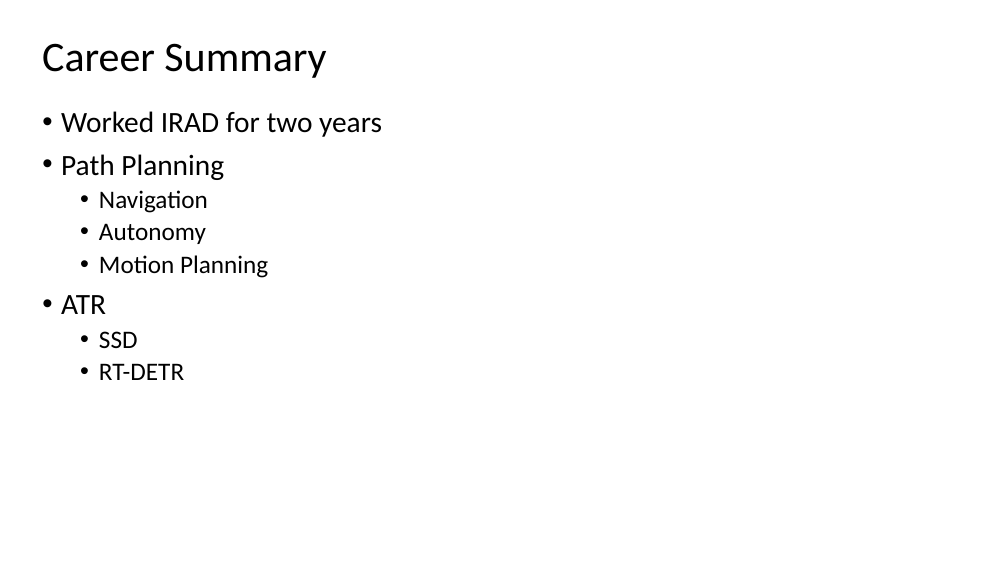
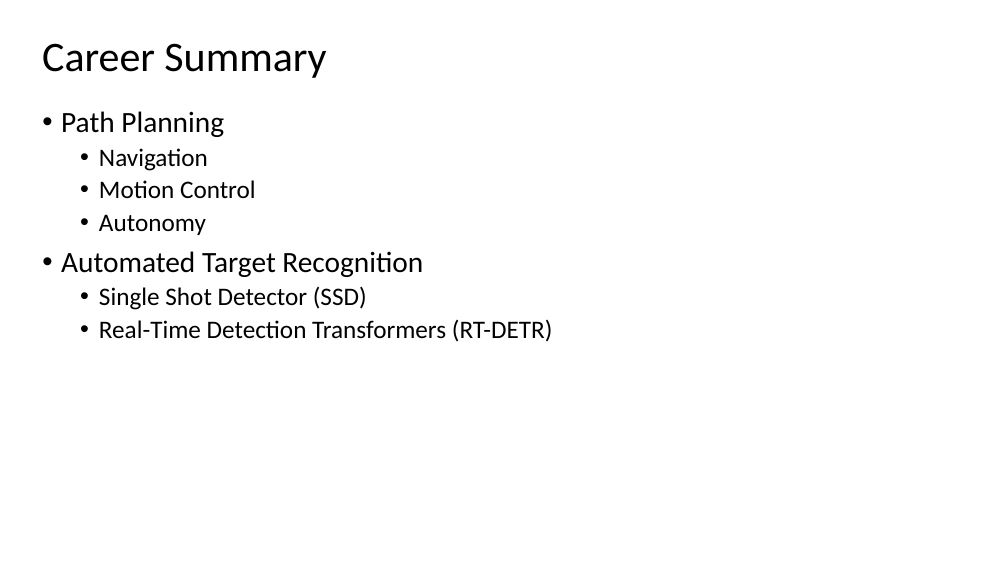
Before and after one commit to akshaygulabrao/flappybird-monorepo, a slide deck: slide 2 of Slides.pptx. Drawn at 1008x567 pixels with LibreOffice and Linux fonts; fonts in the diff are those of the drawing. Boxes give left, top, right and bottom in pixels: in the first picture for what was removed or moved away, otherwise in the second. Text is boxed around its words. In the diff, an @@ line names an element or a change of style, - is before the commit and + after.

```diff
--- a/Slides.pptx
+++ b/Slides.pptx
@@ text at (61,111,382,137): paragraph removed @@
-• Worked IRAD for two years
@@ text at (99,180,256,198): paragraph added @@
+  • Motion Control
@@ text at (61,251,553,342): text changed @@
-  • Motion Planning
-• ATR
-  • SSD
-  • RT-DETR
+• Automated Target Recognition
+  • Single Shot Detector (SSD)
+  • Real-Time Detection Transformers (RT-DETR)
```
Also in this commit, not shown: 6 other slides changed, 5 slides added, 2 slides removed, 2 other files.
